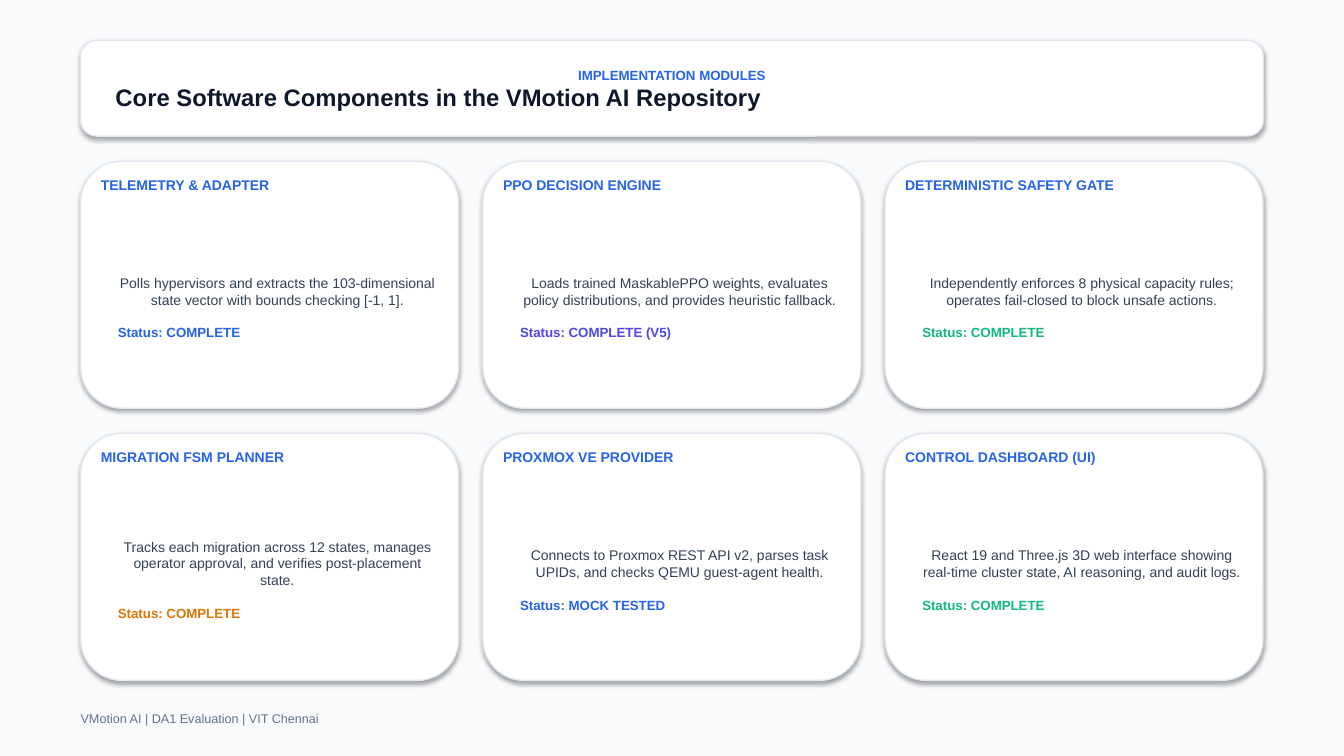
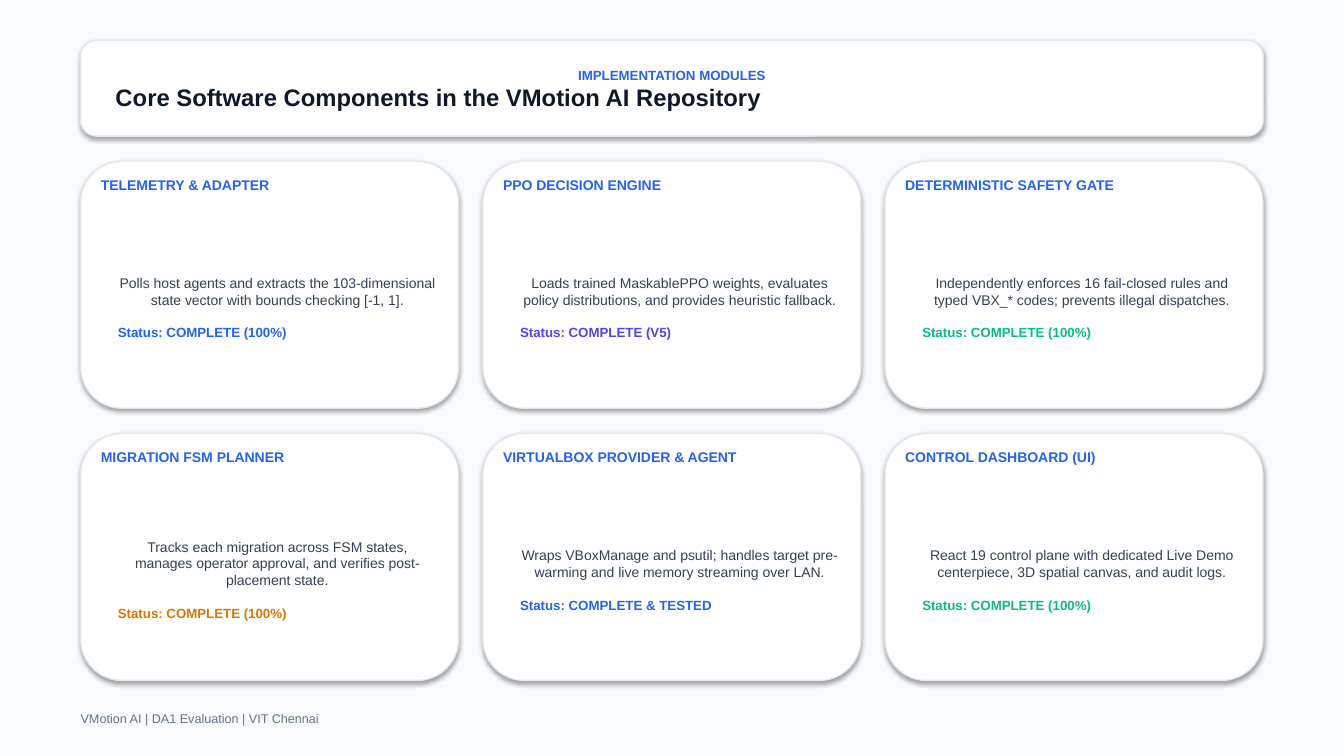
Before and after one commit to NithinSarvesh/vmotion-ai, a slide deck: slide 8 of VMotion_AI_DA1_Presentation_FINAL.pptx. Drawn at 1344x756 pixels with LibreOffice and Linux fonts; fonts in the diff are those of the drawing. Boxes give left, top, right and bottom in pixels: in the first picture for what was removed or moved away, otherwise in the second. Text is boxed around its words. In the diff, an @@ line names an element or a change of style, - is before the commit and + after.

Commit message:
feat: public cloud control plane with remote VirtualBox agents

```diff
--- a/VMotion_AI_DA1_Presentation_FINAL.pptx
+++ b/VMotion_AI_DA1_Presentation_FINAL.pptx
@@ text in rounded rectangle at [118, 278, 435, 340]: text changed @@
-Polls hypervisors and extracts the 103-dimensional state vector with bounds checking [-1, 1].
-Status: COMPLETE
+Polls host agents and extracts the 103-dimensional state vector with bounds checking [-1, 1].
+Status: COMPLETE (100%)
@@ text in rounded rectangle at [922, 278, 1230, 340]: text changed @@
-Independently enforces 8 physical capacity rules; operates fail-closed to block unsafe actions.
-Status: COMPLETE
+Independently enforces 16 fail-closed rules and typed VBX_* codes; prevents illegal dispatches.
+Status: COMPLETE (100%)
@@ text at [503, 452, 737, 462]: text changed @@
-PROXMOX VE PROVIDER
+VIRTUALBOX PROVIDER & AGENT
@@ text in rounded rectangle at [118, 542, 420, 621]: text changed @@
-Tracks each migration across 12 states, manages operator approval, and verifies post-placement state.
-Status: COMPLETE
+Tracks each migration across FSM states, manages operator approval, and verifies post-placement state.
+Status: COMPLETE (100%)
@@ text in rounded rectangle at [520, 550, 838, 610]: text changed @@
-Connects to Proxmox REST API v2, parses task UPIDs, and checks QEMU guest-agent health.
-Status: MOCK TESTED
+Wraps VBoxManage and psutil; handles target pre-warming and live memory streaming over LAN.
+Status: COMPLETE & TESTED
@@ text in rounded rectangle at [922, 550, 1233, 613]: text changed @@
-React 19 and Three.js 3D web interface showing real-time cluster state, AI reasoning, and audit logs.
-Status: COMPLETE
+React 19 control plane with dedicated Live Demo centerpiece, 3D spatial canvas, and audit logs.
+Status: COMPLETE (100%)
```
Also in this commit, not shown: 15 other slides changed, 34 other files.
